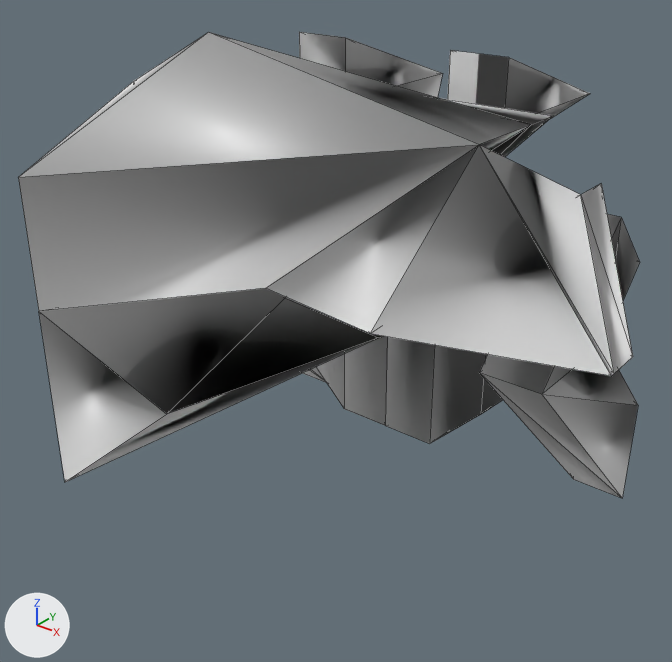
One commit to the Blender file artwork/Aliens.blend: the scene before it, then after it.
Before and after are seen from a 50 mm camera at (8.72, -12.49, 4.93) aimed at (0.37, -2.05, -1.54). Lighting does not change. The marker at lower left points along +X, +Y and +Z. Mesh edges are drawn as thin lines.

Names of what the first picture shows: 'Alien1', 'Alien2'.
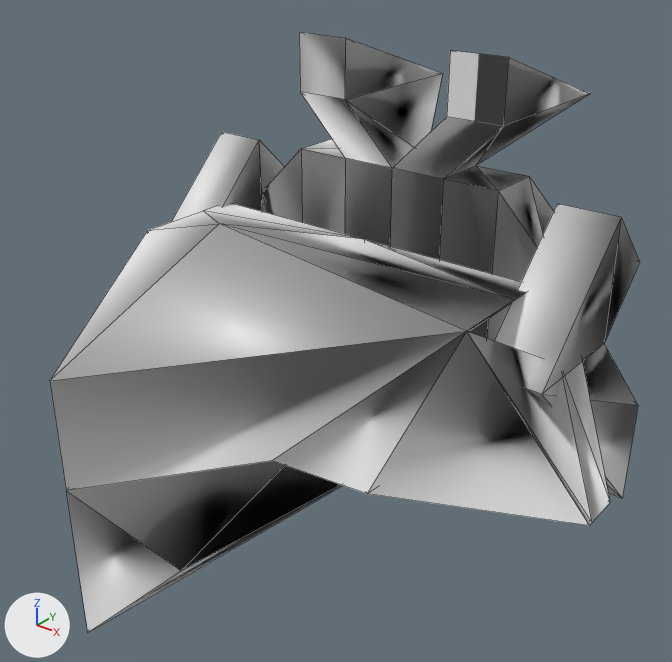
The newer file is also turned or shifted as a whole; pictures and numbers use the older file's frame.

Location of each change, (x1, y1, x2, y2) in pixels of the pictures (672 x 662 px):
'Alien1', mesh moved: before (18, 32, 633, 482); after (50, 204, 610, 633)

What the commit changed:
me_alien1 has 65 vertices, 124 faces and spans x -4.72..4.72, y -7.03..-0.83, z -1.88..3.23.
me_alien1 is used by ob_alien1; location (0.0, 0.0, 0.0).
me_alien1 part 1: the whole mesh is moved by (0.0, 0.0, -2.49).
